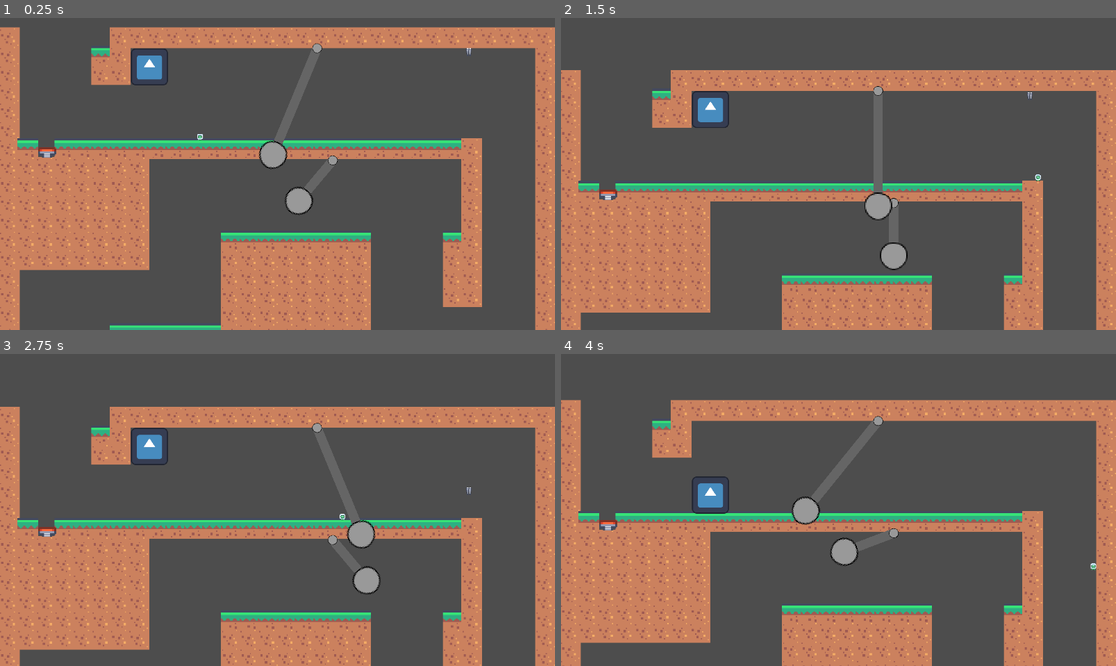
Above: before the commit, frames 1-4 (two rows, left to right).
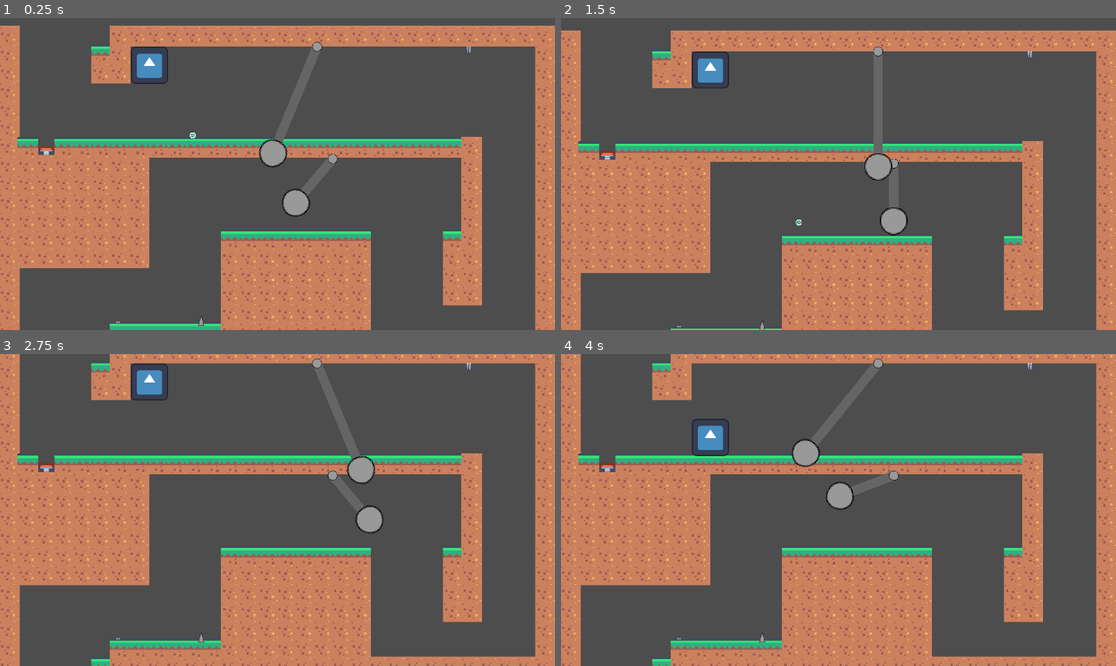
Above: after the commit, the same moments.

Repository: maxcarleton1/COMP1501-Final-Project
Game: Godot game, scene res://scenes/areas/siri_area/siri_level_1.tscn
Two runs of this game, one before a commit and one after it. Both use one fixed random seed, a clock stepped at 60 frames per second and the inputs below. This scene is started directly instead of the project's main scene. The engine's default icon, where the game draws it, is replaced by a stand-in: a white triangle on a blue panel in a dark square.
Inputs (mouse positions are in pixels of both pictures, inside the frame that each line leads up to):
- Up to frame 1 (0.25 s): no input
- Up to frame 2 (1.5 s): move the mouse to (960, 158) at 0.52 s; hold D (MoveRight) from 0.53 s (still down); tap Shift (Dash) at 0.6, 1.35 s; tap Space (Jump) at 0.77 s; move the mouse to (727, 189) at 1.27 s
- Up to frame 3 (2.75 s): tap Space (Jump) at 1.52 s; move the mouse to (333, 441) at 2.02 s; release D (MoveRight) at 2.03 s; hold A (MoveLeft) from 2.03 s (still down); tap Shift (Dash) at 2.1 s
- Up to frame 4 (4 s): move the mouse to (810, 572) at 2.77 s; release A (MoveLeft) at 2.78 s; hold D (MoveRight) from 2.78 s (still down); tap Shift (Dash) at 2.85, 3.6 s; tap Space (Jump) at 3.02, 3.77 s; move the mouse to (1005, 556) at 3.52 s

The runs differ from the first frame. In frame 1, 8.4% of the frame differs, in the area x 0-100%, y 2-100%; in frame 2, 35%; in frame 3, 42%, in the area x 0-100%, y 0-100%; in frame 4, 41%.

Commit message:
fully updated

Diff:
--- a/final-project/scenes/areas/siri_area/siri_level_1.tscn
+++ b/final-project/scenes/areas/siri_area/siri_level_1.tscn
@@ -68,6 +68,7 @@
 [node name="TileMapLayer" parent="." unique_id=1524709313 instance=ExtResource("4_qeig8")]
 
 [node name="ObsicalLayer" parent="." unique_id=1844231585 instance=ExtResource("5_3b5h7")]
+tile_map_data = PackedByteArray("AADd/xsAAAAAAAAAAQDv/xsAAAAAAAAAAgA=")
 
 [node name="Crusher" parent="." unique_id=1483566248 instance=ExtResource("6_05jwr")]
 position = Vector2(-443, -443)
@@ -75,7 +76,7 @@
 wait_top = 3.0
 
 [node name="JumpPad" parent="." unique_id=1623090802 instance=ExtResource("7_qeig8")]
-position = Vector2(-797, -161)
+position = Vector2(-800, -164)
 jump_height = 400.0
 
 [node name="FallingSpike" parent="." unique_id=955191419 instance=ExtResource("8_05jwr")]
@@ -87,7 +88,7 @@
 scale = Vector2(4, 4)
 swing_period = 3.0
 swing_angle = 80.0
-chain_length = 46.0
+chain_length = 50.0
 
 [node name="PendulumTrap2" parent="." unique_id=36528578 instance=ExtResource("9_3dds1")]
 position = Vector2(137, -507)
@@ -97,4 +98,7 @@
 [node name="Camera2D" parent="." unique_id=607304812 instance=ExtResource("10_i6tpw")]
 
 [node name="Player" parent="." unique_id=1015420686 instance=ExtResource("11_7pya8")]
-position = Vector2(-268, -242)
+position = Vector2(-293, -223)
+
+[connection signal="body_entered" from="ObsicalLayer/Spike_1x1" to="ObsicalLayer/Spike_1x1" method="_on_body_entered"]
+[connection signal="body_entered" from="ObsicalLayer/Spike_1x2" to="ObsicalLayer/Spike_1x2" method="_on_body_entered"]
--- a/final-project/scenes/obstacles/crusher.tscn
+++ b/final-project/scenes/obstacles/crusher.tscn
@@ -16,3 +16,5 @@
 
 [node name="CollisionShape2D" type="CollisionShape2D" parent="Area2D" unique_id=791482259]
 shape = SubResource("RectangleShape2D_j1j7p")
+
+[connection signal="body_entered" from="Area2D" to="." method="_on_area_2d_body_entered"]
--- a/final-project/scenes/obstacles/jump_pad.tscn
+++ b/final-project/scenes/obstacles/jump_pad.tscn
@@ -5,7 +5,7 @@
 [ext_resource type="Texture2D" uid="uid://rhuld54wx8tx" path="res://assets/art/kenney_pixel-platformer/Tiles/tile_0108.png" id="3_gacdg"]
 
 [sub_resource type="RectangleShape2D" id="RectangleShape2D_gacdg"]
-size = Vector2(58, 57)
+size = Vector2(64, 64)
 
 [sub_resource type="SpriteFrames" id="SpriteFrames_a1cv8"]
 animations = [{
@@ -27,11 +27,11 @@
 [node name="Area2D" type="Area2D" parent="." unique_id=1558652186]
 
 [node name="CollisionShape2D" type="CollisionShape2D" parent="Area2D" unique_id=992943428]
-position = Vector2(0, 0.5)
 shape = SubResource("RectangleShape2D_gacdg")
 
 [node name="AnimatedSprite2D" type="AnimatedSprite2D" parent="." unique_id=101122184]
-scale = Vector2(3.5, 3.5)
+position = Vector2(0, 5)
+scale = Vector2(3, 3)
 sprite_frames = SubResource("SpriteFrames_a1cv8")
 
 [connection signal="body_entered" from="Area2D" to="." method="_on_area_2d_body_entered"]
--- a/final-project/scenes/obstacles/pendulum_trap.tscn
+++ b/final-project/scenes/obstacles/pendulum_trap.tscn
@@ -1,7 +1,6 @@
 [gd_scene format=3 uid="uid://8y8jncun8w00"]
 
 [ext_resource type="Script" uid="uid://ik01hnf0kwr8" path="res://scripts/obstacles/pendulum.gd" id="1_lq68l"]
-[ext_resource type="Script" uid="uid://cgown6dxm4iwe" path="res://scripts/obstacles/damage.gd" id="2_7o1ld"]
 [ext_resource type="Texture2D" uid="uid://0du7yary25k" path="res://assets/art/SpikeBall.png" id="2_kmn8i"]
 
 [sub_resource type="CircleShape2D" id="CircleShape2D_7o1ld"]
@@ -17,7 +16,6 @@
 
 [node name="Blade" type="Area2D" parent="Pivot" unique_id=1140302130]
 position = Vector2(0, 64)
-script = ExtResource("2_7o1ld")
 
 [node name="Sprite2D" type="Sprite2D" parent="Pivot/Blade" unique_id=1803765396]
 texture = ExtResource("2_kmn8i")
@@ -28,3 +26,5 @@
 [node name="Sprite2D" type="Sprite2D" parent="Pivot" unique_id=68861307]
 scale = Vector2(0.35, 0.35)
 texture = ExtResource("2_kmn8i")
+
+[connection signal="body_entered" from="Pivot/Blade" to="." method="_on_blade_body_entered"]
--- a/final-project/scenes/obstacles/spike_1x1.tscn
+++ b/final-project/scenes/obstacles/spike_1x1.tscn
@@ -1,10 +1,10 @@
 [gd_scene format=3 uid="uid://e3a4qcsxiep6"]
 
-[ext_resource type="Script" uid="uid://cgown6dxm4iwe" path="res://scripts/obstacles/damage.gd" id="1_yftr5"]
+[ext_resource type="Script" uid="uid://o1isyagh1oxt" path="res://scripts/obstacles/spike1x1.gd" id="1_voyjk"]
 [ext_resource type="Texture2D" uid="uid://eekvadlg7k18" path="res://assets/art/kenney_pixel-platformer/Tiles/tile_0068.png" id="2_voyjk"]
 
 [node name="Spike_1x1" type="Area2D" unique_id=2135419065]
-script = ExtResource("1_yftr5")
+script = ExtResource("1_voyjk")
 
 [node name="Collision" type="CollisionPolygon2D" parent="." unique_id=1709277835]
 position = Vector2(0, 5.25)
@@ -14,3 +14,5 @@
 position = Vector2(0, 1)
 scale = Vector2(0.9, 0.9)
 texture = ExtResource("2_voyjk")
+
+[connection signal="body_entered" from="." to="." method="_on_body_entered"]
--- a/final-project/scenes/obstacles/spike_1x2.tscn
+++ b/final-project/scenes/obstacles/spike_1x2.tscn
@@ -1,6 +1,6 @@
 [gd_scene format=3 uid="uid://cngmtxuidwop2"]
 
-[ext_resource type="Script" uid="uid://cgown6dxm4iwe" path="res://scripts/obstacles/damage.gd" id="1_hu07w"]
+[ext_resource type="Script" uid="uid://82arx5vhdtjj" path="res://scripts/obstacles/spike1x2.gd" id="1_hu07w"]
 [ext_resource type="Texture2D" uid="uid://bljp0bt4kwrqm" path="res://assets/art/Spike_1x2.png" id="2_r5l4j"]
 
 [node name="Spike_1x2" type="Area2D" unique_id=2092700260]
@@ -12,4 +12,4 @@
 [node name="Sprite2D" type="Sprite2D" parent="." unique_id=1935169261]
 texture = ExtResource("2_r5l4j")
 
-[connection signal="area_entered" from="." to="." method="_on_area_entered"]
+[connection signal="body_entered" from="." to="." method="_on_body_entered"]
--- a/final-project/scripts/obstacles/crusher.gd
+++ b/final-project/scripts/obstacles/crusher.gd
@@ -14,7 +14,6 @@
 var state = WAIT_TOP
 
 func _ready() -> void:
-	add_to_group("Obstacles")
 	top_y = position.y
 	bottom_y = top_y + travel_distance
 	start_wait(wait_top)
@@ -41,3 +40,8 @@
 		state = DROP
 	elif state == WAIT_BOTTOM:
 		state = RETRACT
+
+func _on_area_2d_body_entered(body: Node2D) -> void:
+	if body.is_in_group("Player"):
+		body.fall()
+		print("Damage Detected")
--- a/final-project/scripts/obstacles/damage.gd
+++ /dev/null
@@ -1,12 +0,0 @@
-extends Area2D
-
-#should the spike to handle the damage detection
-#@export var damage := 1
-
-func _ready() -> void:
-	add_to_group("Obstacles")
-
-func _on_area_entered(area: Area2D) -> void:
-	#if area.has_method("take_damage"):
-		#area.take_damage(damage)
-	print("Damage Detected")
--- a/final-project/scripts/obstacles/jump_pad.gd
+++ b/final-project/scripts/obstacles/jump_pad.gd
@@ -13,5 +13,5 @@
 
 func animate() ->void:
 	$AnimatedSprite2D.set_frame(1)
-	await get_tree().create_timer(1).timeout
+	await get_tree().create_timer(0.8).timeout
 	$AnimatedSprite2D.set_frame(0)
--- a/final-project/scripts/obstacles/pendulum.gd
+++ b/final-project/scripts/obstacles/pendulum.gd
@@ -23,3 +23,8 @@
 	chain.clear_points()
 	chain.add_point(Vector2.ZERO)
 	chain.add_point(Vector2(0, chain_length))
+
+func _on_blade_body_entered(body: Node2D) -> void:
+	if body.is_in_group("Player"):
+		body.fall()
+		print("Damage Detected")
--- /dev/null
+++ b/final-project/scripts/obstacles/spike1x1.gd
@@ -0,0 +1,6 @@
+extends Area2D
+
+func _on_body_entered(body: Node2D) -> void:
+	if body.is_in_group("Player"):
+		body.fall()
+		print("Damage Detected")
--- /dev/null
+++ b/final-project/scripts/obstacles/spike1x2.gd
@@ -0,0 +1,6 @@
+extends Area2D
+
+func _on_body_entered(body: Node2D) -> void:
+	if body.is_in_group("Player"):
+		body.fall()
+		print("Damage Detected")
Not shown, removed: final-project/scripts/obstacles/damage.gd.uid
Not shown, added: final-project/scripts/obstacles/spike1x1.gd.uid
Not shown, added: final-project/scripts/obstacles/spike1x2.gd.uid
